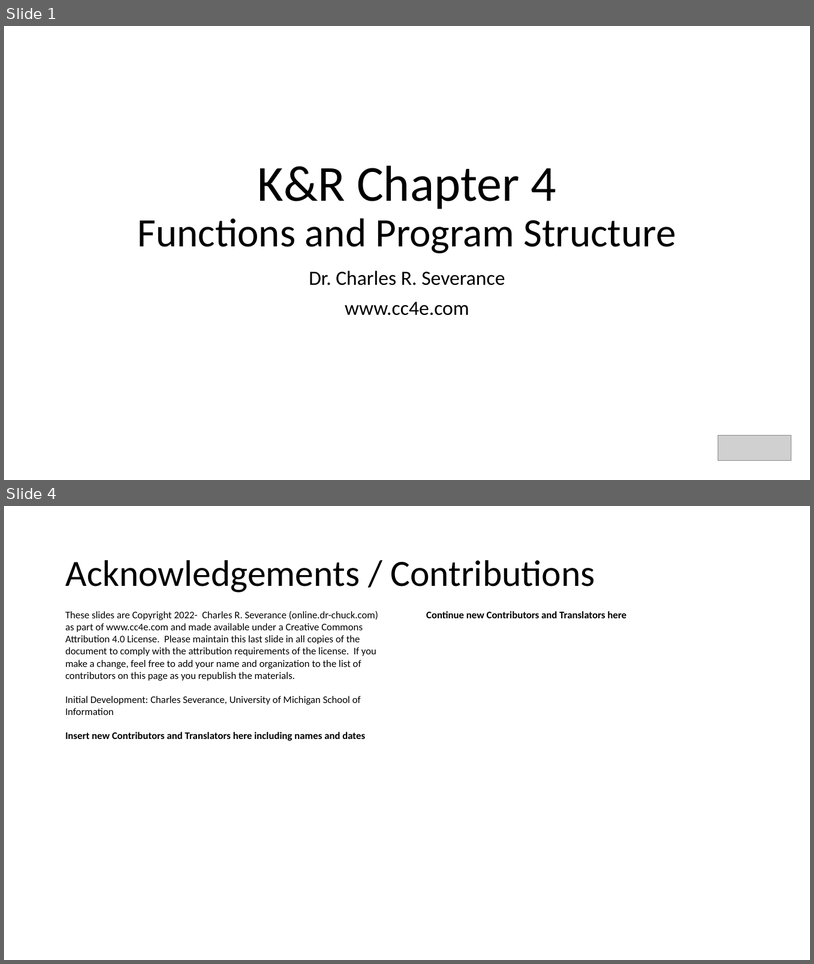
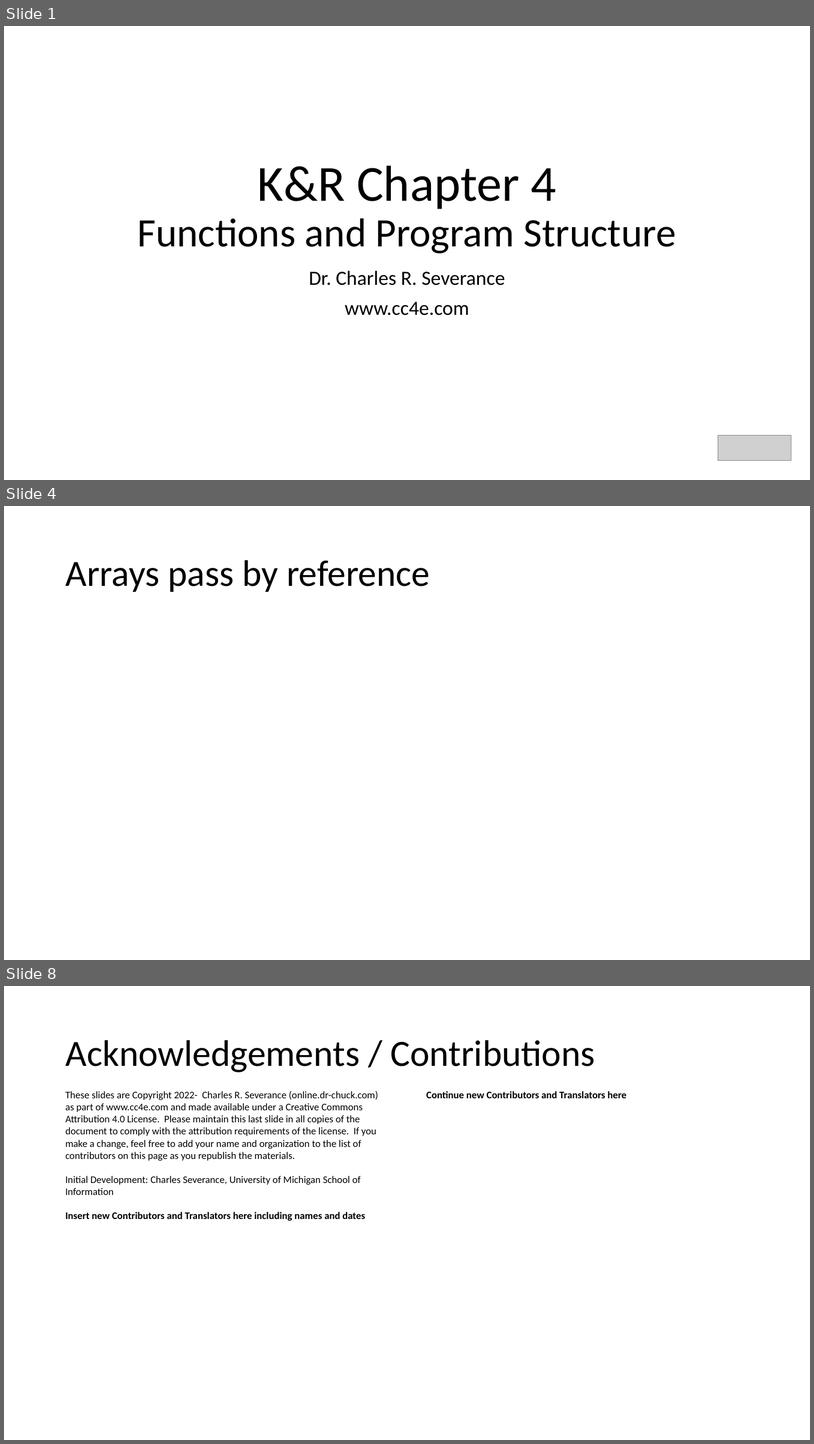
Before and after one commit to csev/cc4e, a slide deck: lectures/KR-4.pptx. Shown one above the other, each under a label of ours: slides 1 and 4 before the commit, slides 1, 4 and 8 after it; the slides between them are not shown. The pictures are 814x964 and 814x1444 pixels, drawn with LibreOffice and Linux fonts; fonts in the diff are those of the drawing; grey boxes stand for pictures. Boxes give left, top, right and bottom in pixels: in the first picture for what was removed or moved away, otherwise in the second. Text is boxed around its words. In the diff, an @@ line names an element or a change of style, - is before the commit and + after.

```diff
--- a/lectures/KR-4.pptx
+++ b/lectures/KR-4.pptx
@@ slide 4 added at box(4, 506, 810, 960), background #FFFFFF @@
@@ title added at box(65, 560, 430, 592), 44 pt, text #000000 @@
+Arrays pass by reference
@@ what was slide 4 is now slide 8 @@
```
Also in this commit, not shown: 1 slide changed, 4 other slides added, 1 slide removed, 5 other files.
